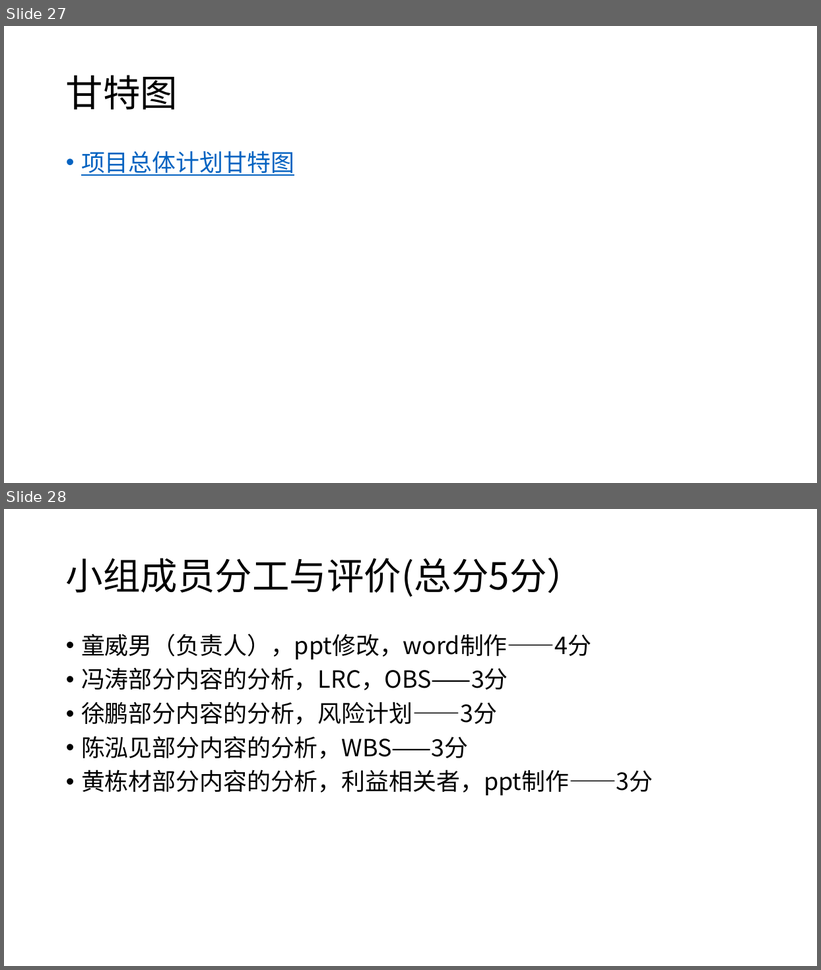
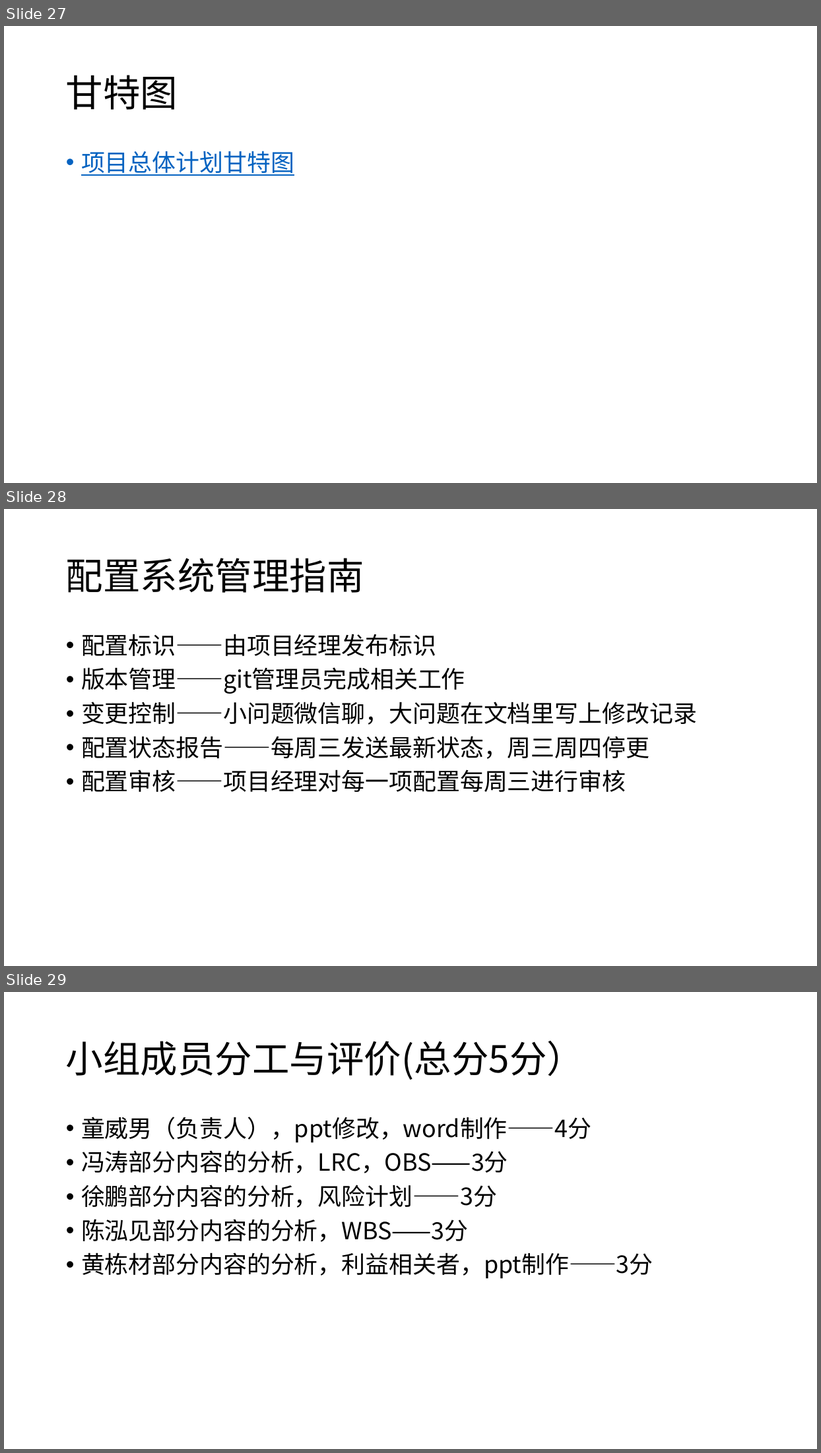
Before and after one commit to twn422/PRD2017, a slide deck: PRD-2017-G24/STW/受控文件/分析设计/项目总体计划/总体项目计划.pptx. Shown one above the other, each under a label of ours: slides 27 and 28 before the commit, slides 27, 28 and 29 after it. The pictures are 821x970 and 821x1453 pixels, drawn with LibreOffice and Linux fonts; fonts in the diff are those of the drawing. Boxes give left, top, right and bottom in pixels: in the first picture for what was removed or moved away, otherwise in the second. Text is boxed around its words. In the diff, an @@ line names an element or a change of style, - is before the commit and + after.

Commit message:
增加配置管理

```diff
--- a/PRD-2017-G24/STW/受控文件/分析设计/项目总体计划/总体项目计划.pptx
+++ b/PRD-2017-G24/STW/受控文件/分析设计/项目总体计划/总体项目计划.pptx
@@ slide 28 added at [4, 509, 817, 966], background #FFFFFF @@
@@ title added at [66, 558, 364, 593], 44 pt, text #000000 @@
+配置系统管理指南
@@ text added at [81, 634, 697, 792], 28 pt, text #000000 @@
+• 配置标识——由项目经理发布标识
+• 版本管理——git管理员完成相关工作
+• 变更控制——小问题微信聊，大问题在文档里写上修改记录
+• 配置状态报告——每周三发送最新状态，周三周四停更
+• 配置审核——项目经理对每一项配置每周三进行审核
@@ what was slide 28 is now slide 29 @@
```
Also in this commit, not shown: 1 other file.
